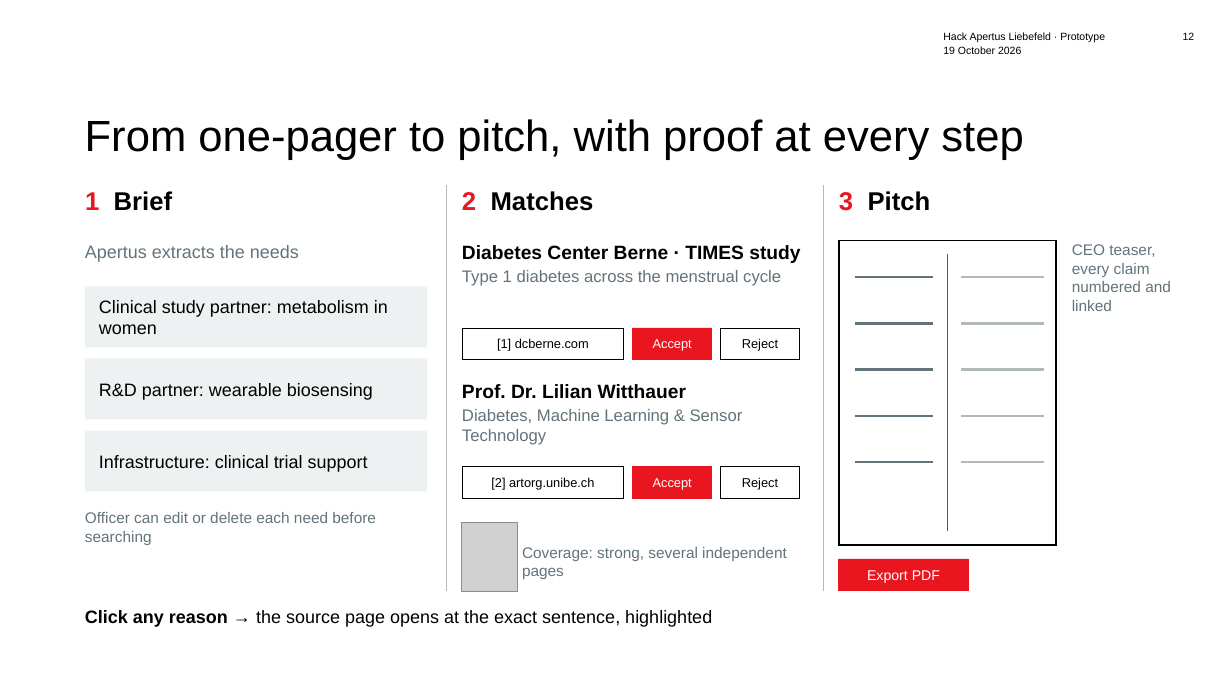
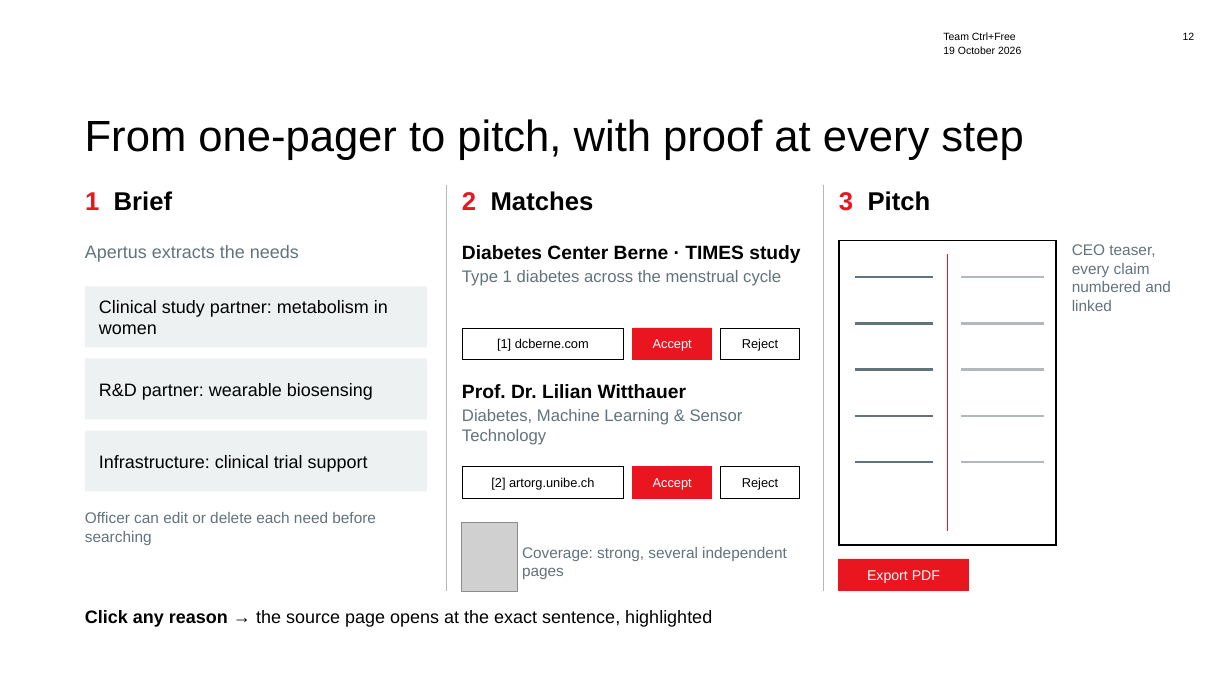
Before and after one commit to beSaif/mutz, a slide deck: slide 12 of research/Mutz_Pitch_lean_animated.pptx. Drawn at 1232x693 pixels with LibreOffice and Linux fonts; fonts in the diff are those of the drawing; grey boxes stand for pictures; background and template pictures are left out. Boxes give left, top, right and bottom in pixels: in the first picture for what was removed or moved away, otherwise in the second. Text is boxed around its words. In the diff, an @@ line names an element or a change of style, - is before the commit and + after.

```diff
--- a/research/Mutz_Pitch_lean_animated.pptx
+++ b/research/Mutz_Pitch_lean_animated.pptx
@@ text at (943, 32, 1016, 40): text changed @@
-Hack Apertus Liebefeld · Prototype
+Team Ctrl+Free
```
Also in this commit, not shown: 19 other slides changed, 1 other file.
